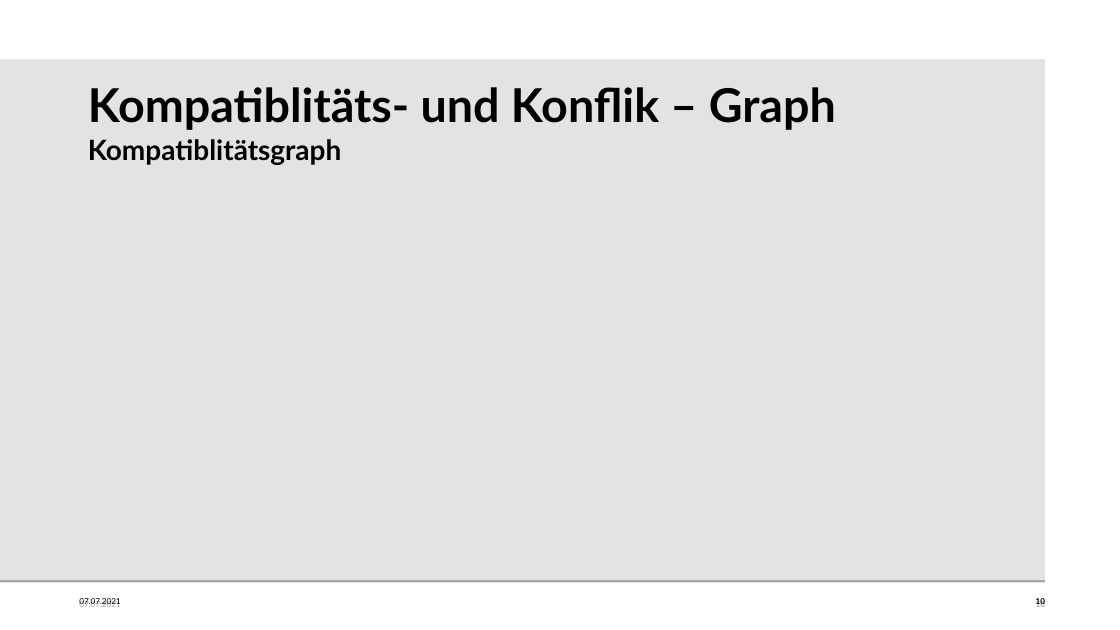
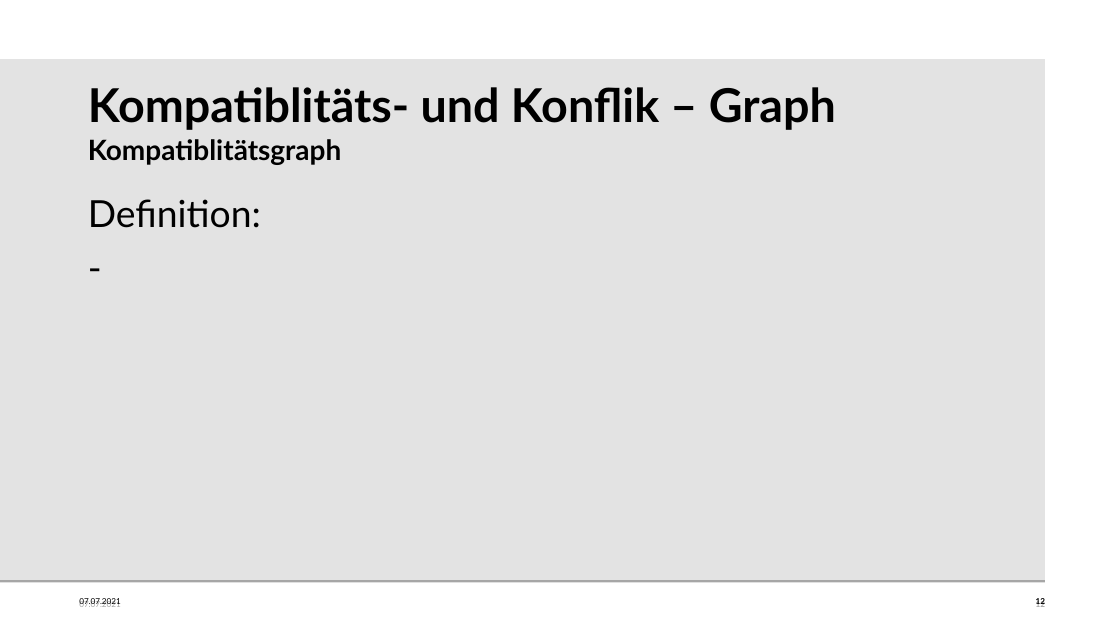
Before and after one commit to beLipinski/HW2, a slide deck: slide 12 of Presentation/Sharing and Binding for General Circuits.odp (slide 10 before the commit). Drawn at 1120x630 pixels with LibreOffice and Linux fonts; fonts in the diff are those of the drawing; background and template pictures are left out. Boxes give left, top, right and bottom in pixels: in the first picture for what was removed or moved away, otherwise in the second. Text is boxed around its words. In the diff, an @@ line names an element or a change of style, - is before the commit and + after.

```diff
--- a/Presentation/Sharing and Binding for General Circuits.odp
+++ b/Presentation/Sharing and Binding for General Circuits.odp
@@ text added at [88, 199, 261, 228], 32 pt, text #000000 @@
+Definition:
+-
@@ page number at [1036, 598, 1045, 606]: text changed @@
-10
+12
```
Also in this commit, not shown: 5 other slides changed, 2 slides added, 1 other file.
